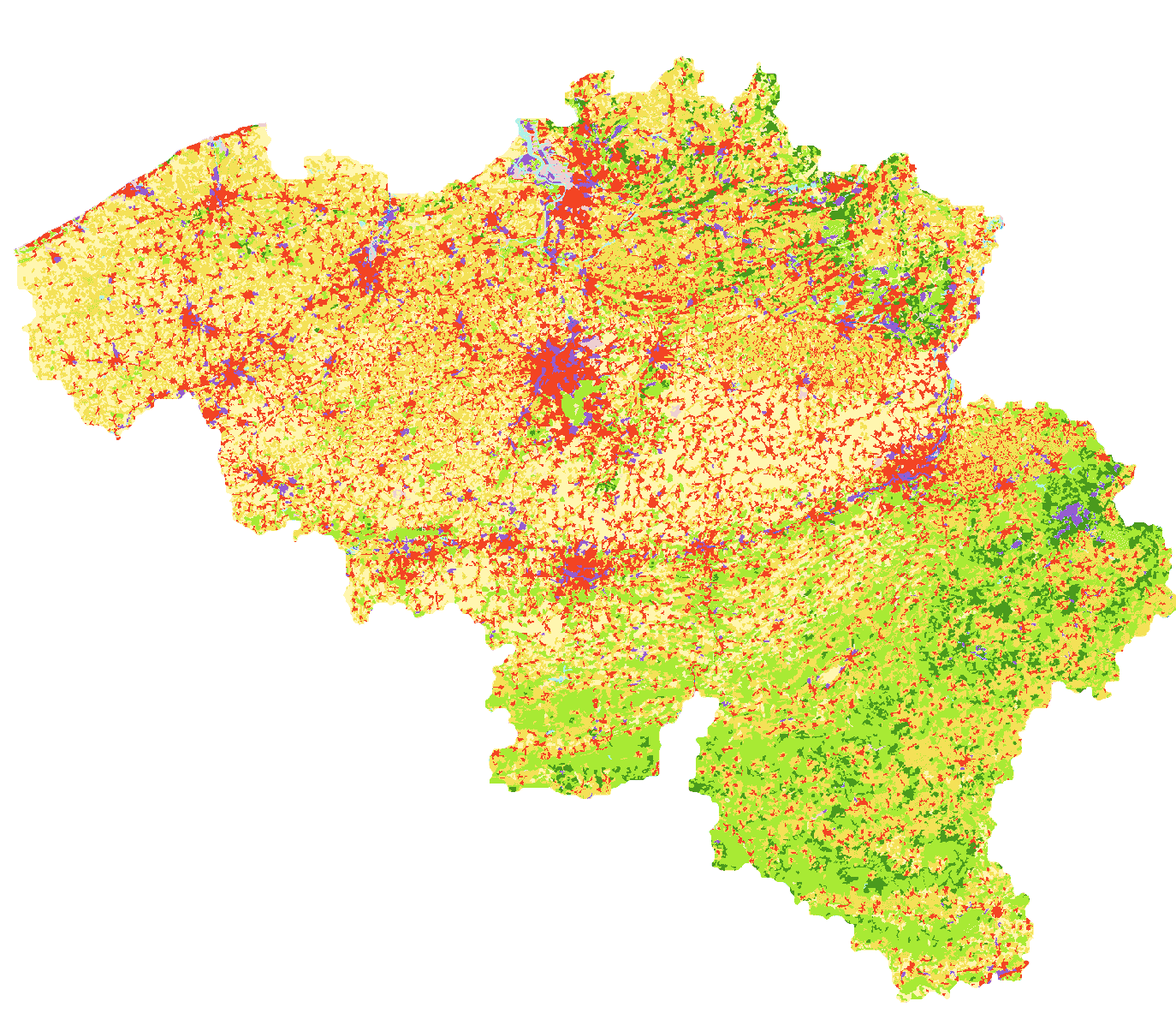
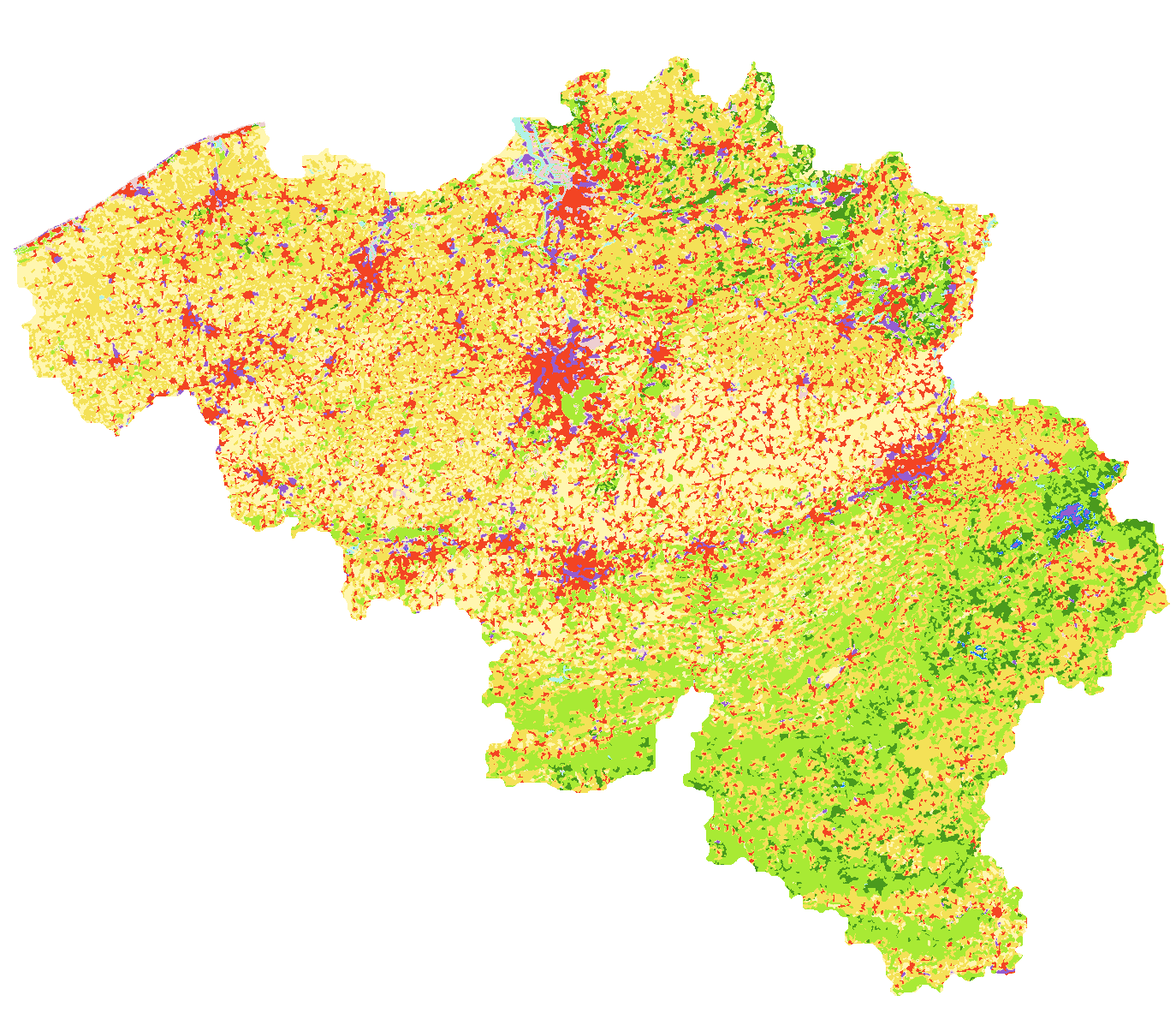
Layers edited between the first and the second 1176px x 1013px image:
renamed "Layer" to "Pasted Layer", moved it above "landUse2.gif", painted on it over (13, 55, 1176, 1003)
painted on "landUse2.gif" over (13, 55, 1176, 1003)
added layer "Layer" over (13, 55, 1176, 1003)
